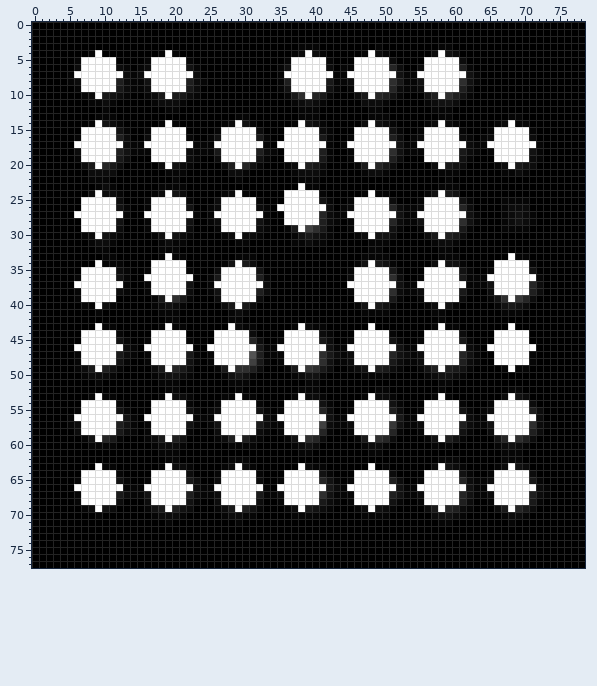
Sprite sheet: mortensen/image_with_detected_centroids.png. This is how it looked before the edit.
The file is 79x78 pixels. Colours within 5 levels of each other are drawn and written as one.
After the commit:
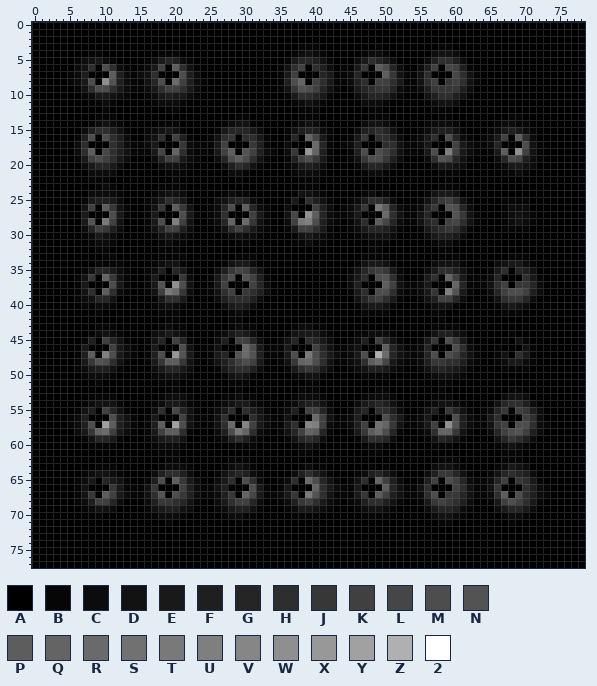
Palette (. is transparent): A #000000  B #060606  C #0c0c0c  D #121212  E #191919  F #1f1f1f  G #252525  H #2e2e2e  J #373737  K #404040  L #464646  M #4d4d4d  N #535353  P #5d5d5d  Q #646464  R #6a6a6a  S #717171  T #797979  U #7f7f7f  V #868686  W #8f8f8f  X #989898  Y #a1a1a1  Z #b0b0b0  2 #ffffff
Edits made:
Changed rows in their new state; - is an unchanged pixel.
first column x 6:
 4 ---B---------B-------------------D--------C---------D---
 5 -CDECB-----CEGFC---------------EGGFD----CEHGE-----CFHHF-
 6 -DHAMH-----EKAPH---------------HKAHF----EJAPM-----FKALK-
 7 CFAAAPF---DHAAAMF-------------EKAAAGE--CGAAAPJ---DHAAALH
 8 -EMAWN-----GMARK---------------MQAKH----FHAKK-----HKAJK-
 9 -DHMMH-----EHKKH---------------JNMKG----EGHJJ-----FJJJJ-
10 ---E---------F-------------------H--------G---------H---
first column x 6:
14 ---C---------B---------D--------C---------D---------C---------C---
15 -CFHHF-----CDEDB-----EGGGE----BDFGF-----CFGHG-----CEFFD-----CEFEC-
16 -FMAMH-----DHAKF-----HJAHH----BGAQL-----EJAHH-----EHAMG-----EKAPH-
17 CHAAAHF---CEAAAJC---EKAAAJF--ACAAARG---CFAAAHH---CEAAAKE---CGAAAMD
18 -HPALH-----ELAQH-----KPANK----CJAXQ-----FMAMK-----EMAUK-----EPAWK-
19 -EKMKH-----CGKKE-----GMPMH----BFKMJ-----DJMMJ-----CHNMG-----CGMLF-
20 ---G---------D---------H--------E---------G---------E---------E---
23 --------------------------------B---------------------------------
24 ---C---------D---------B------ABDDC-------C---------E-------------
25 -BEFFE-----CEHGE-----DFGFC----BEAHF-----CEHHF-----DGJKH-----------
26 -DKAPJ-----DJAPJ-----GMAPG---ACAAAKF----EJATP-----GJANM-----------
27 AEAAAME---BEAAAME---CHAAAKE---DLAWP----CEAAARH---DGAAANJ----------
28 -ENATK-----EMAUK-----GQARJ----CKTUM-----DHAPL-----GHAKL-----------
29 -CGKJF-----DGKKF-----DHKHE------K-------CEGGF-----EGHJH-----------
30 ---E---------E---------D------------------D---------F-------------
33 -------------B------------------------------------------------B---
34 ---B-------BCDDB-------E------------------E---------D-------CDEEC-
35 -BDGGE-----CFAGE-----FJLKG--------------DGJKJ-----CEHHF-----EHAGF-
36 -DJAQJ----BEAAAJC----JMANK--------------EHAMN-----EHAQK----CGAAAHE
37 BEAAAME----ENAWM----EKAAAKG------------CFAAAPK---CEAAAQG----HKAJJ-
38 -DHAPH-----DKTRJ-----HKAJH--------------EHAMM-----EJAUN-----GKMMK-
39 -CDGGD-------H-------FHHHF--------------DGJKH-----DFKKG-------J---
40 ---C-------------------F------------------E---------D-------------
43 ---B---------C--------B---------C---------A---------B---------A---
44 -ABCDC-----CDEDC----BCEFE-----BDEEE-----BBCCC-----BDFFD-----AABAA-
45 -BFAKG-----DGAKG----CFAKK-----DGAHG-----CFAKG-----EJAMJ-----ABADB-
46 BEAAAKE---BEAAAMD--BDAAARM---BEAAAKG---CDAAAPG---CGAAAMH---ABAAADB
47 -FPAUM-----FMAXN----EGANR-----EMATM-----EMAZR-----GMAMK-----BDAHE-
48 -EJNMH-----EJPPJ----DFHKM-----DJQRM-----DHPRL-----FJJHH-----BCEEC-
49 ---F---------G--------G---------H---------F---------G---------B---
first column x 6:
53 ---B---------C---------C--------C---------C---------B---------D---
54 -BCDDD-----BCEED-----CDEEC----BCEFF-----CEFGF-----BCDDC-----DGHHF-
55 -DFAKG-----CHALG-----EHAHF----CFAKK-----EGAHH-----DFAJG-----GJAKJ-
56 CFAAAMF---BEAAAKD---DHAAAHE--BDAAARK---CFAAAMH---CEAAAMF---EHAAAKH
57 -FMAYP-----FPAYM-----HRAVK----EHAVU-----FKASQ-----EKAWN-----JKAMM-
58 -EJQRK-----EKPPH-----FMTQH----DGKQP-----EJPRM-----CHQQJ-----GKMNK-
59 ---G---------F---------H--------G---------H---------G---------J---
first column x 6:
63 ---B---------C---------D--------B---------B---------D---------E---
64 -BCDDC-----CFHHF-----DFGFC----ACFHF-----BCFGE-----CFJJG-----DGHGF-
65 -CEAGE-----FMAPJ-----EHAMH----CHARM-----DHAQK-----FKAMK-----GKAJH-
66 BDAAAJE---DJAAAKF---DFAAAME--BEAAAQH---BEAAAPG---DHAAAKH---DJAAAHF
67 -DJAPK-----HNAMJ-----FJAQL----EJATN-----EJAPK-----HMAJJ-----HPAMH-
68 -CFKKG-----FJJHG-----EHKKG----CFJKH-----CFHHF-----EJKJH-----EKMKH-
69 ---D---------F---------F--------E---------D---------G---------G---
